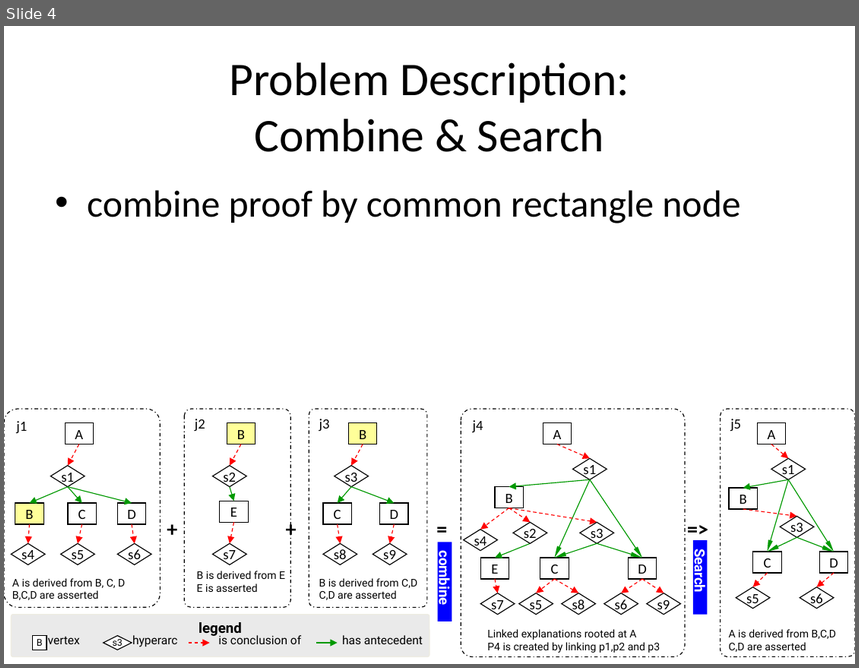
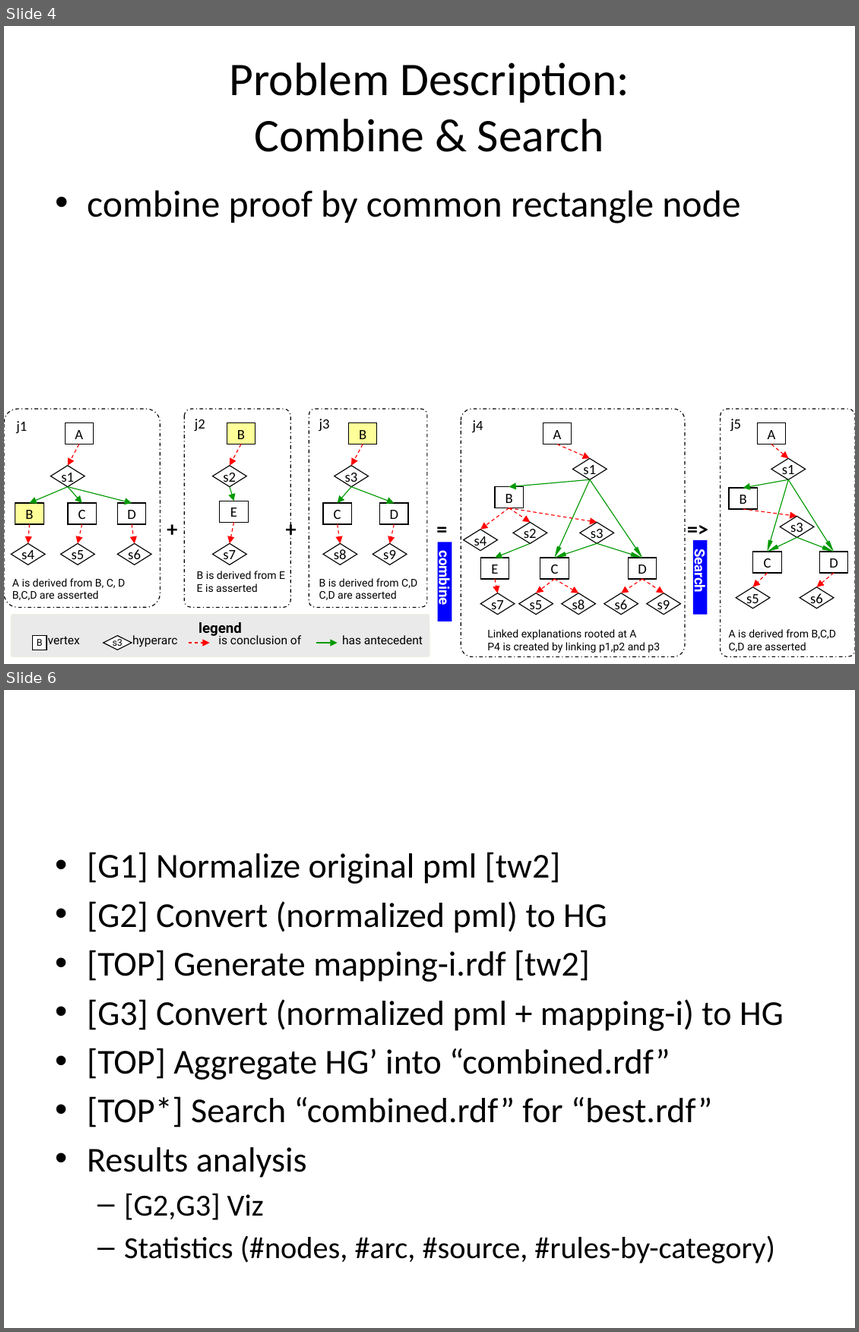
Before and after one commit to lidingpku/inference-web, a slide deck: trunk/iw3/doc/proof-combine.pptx. Shown one above the other, each under a label of ours: slide 4 before the commit, slides 4 and 6 after it; the slides between them are not shown. The pictures are 859x668 and 859x1332 pixels, drawn with LibreOffice and Linux fonts; fonts in the diff are those of the drawing. Boxes give left, top, right and bottom in pixels: in the first picture for what was removed or moved away, otherwise in the second. Text is boxed around its words. In the diff, an @@ line names an element or a change of style, - is before the commit and + after.

```diff
--- a/trunk/iw3/doc/proof-combine.pptx
+++ b/trunk/iw3/doc/proof-combine.pptx
@@ slide 6 added at (4, 690, 855, 1328), background #FFFFFF @@
@@ text added at (87, 852, 784, 1264), 29.6 pt, text #000000 @@
+• [G1] Normalize original pml [tw2]
+• [G2] Convert (normalized pml) to HG
+• [TOP] Generate mapping-i.rdf [tw2]
+• [G3] Convert (normalized pml + mapping-i) to HG
+• [TOP] Aggregate HG’ into “combined.rdf”
+• [TOP*] Search “combined.rdf” for “best.rdf”
+• Results analysis
+  – [G2,G3] Viz
+  – Statistics (#nodes, #arc, #source, #rules-by-category)
```
Also in this commit, not shown: 1 slide changed, 12 other files.
